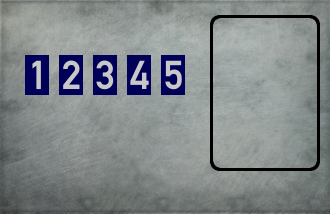
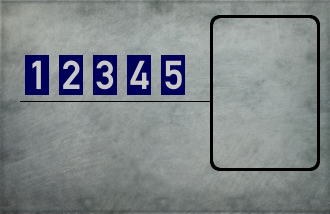
Revision of a layered 330×214 image; what changed, layer by layer:
added layer "shade" above "destroyed #1" over 20, 101, 210, 102
